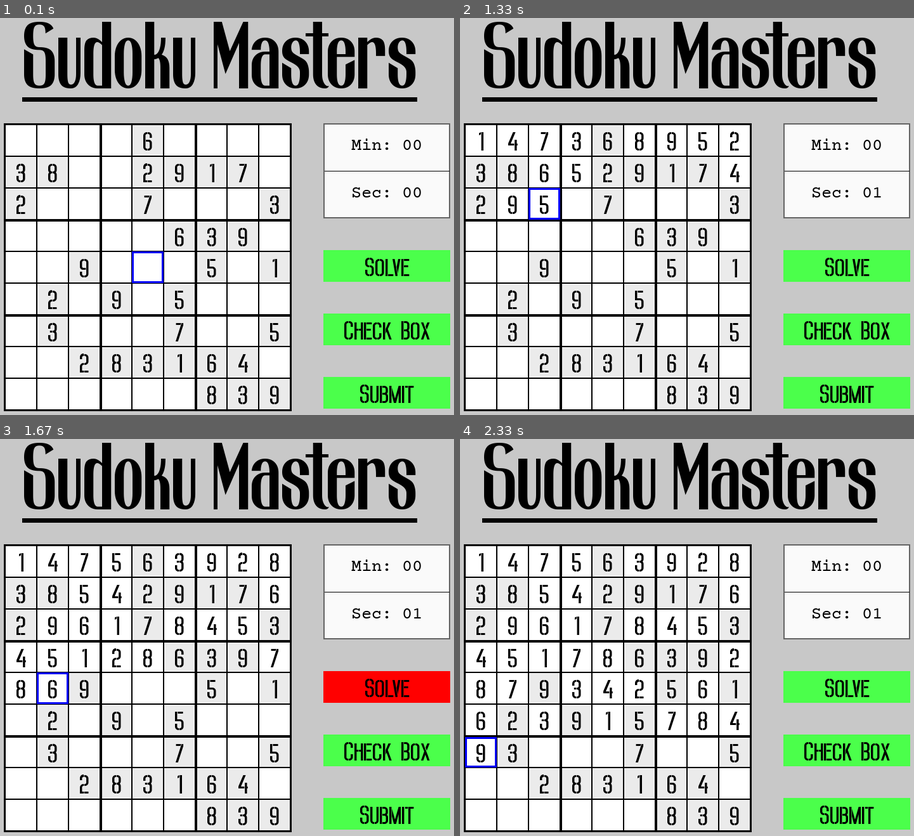
Above: before the commit, frames 1-4 (two rows, left to right).
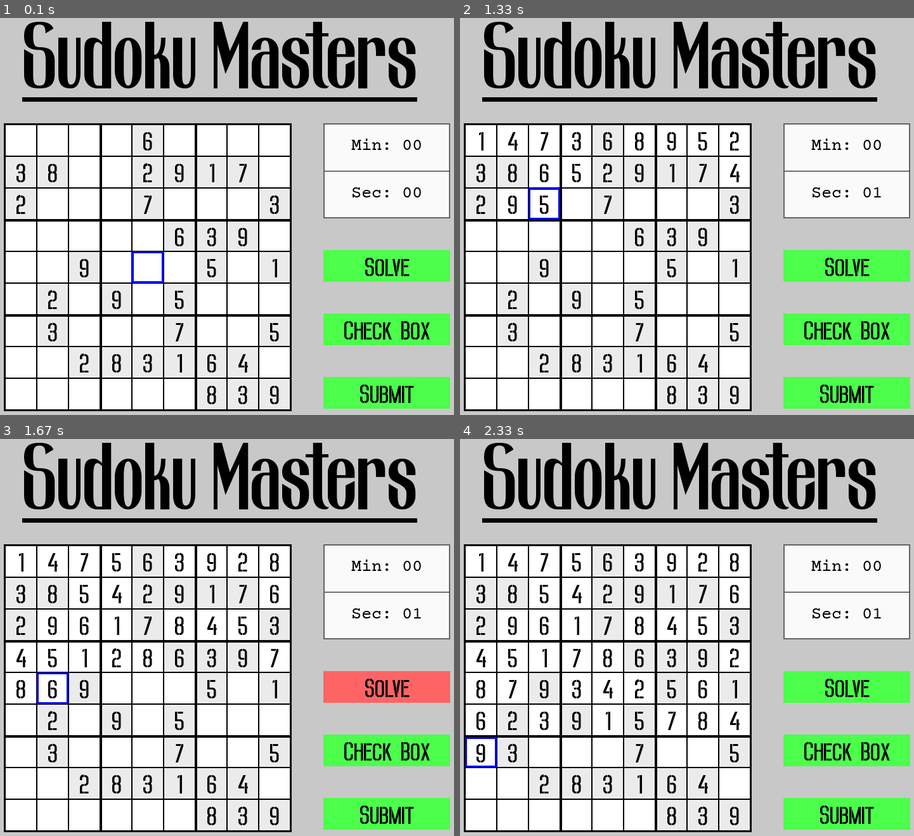
Above: after the commit, the same moments.

Repository: aditya-sahai/Sudoku-Game
Game: pygame game, started from GameWindow.py
Same seed, same stepped clock (60 frames per second), same inputs: the game is played once before the commit and once after it.
Inputs (mouse positions are in pixels of both pictures, inside the frame that each line leads up to):
- Up to frame 1 (0.1 s): no input
- Up to frame 2 (1.33 s): hold 1 0.33-0.8 s; hold Right 0.33-0.8 s; press the mouse at (546, 268) at 0.87 s; move the mouse to (705, 268) at 0.97 s; release the mouse at (864, 272) at 1.1 s; press the mouse at (845, 327) at 1.2 s; move the mouse to (673, 268) at 1.3 s
- Up to frame 3 (1.67 s): release the mouse at (45, 629) at 1.43 s; click "Solve" at 1.55 s
- Up to frame 4 (2.33 s): press the mouse at (845, 685) at 1.87 s; move the mouse to (746, 740) at 1.97 s; release the mouse at (641, 796) at 2.1 s

Frames 1-2 are identical in both runs. In frame 3, 2.1% of the frame differs, in the area x 71-100%, y 58-67%; in frame 4, nothing differs.

Commit message:
Finishing The Lobby Window

Diff:
--- a/GameWindow.py
+++ b/GameWindow.py
@@ -152,23 +152,6 @@
 
         self.settings.win.blit(box_text["text"], box_text["rect"])
 
-    def make_buttons_responsive(self, rect):
-        """Change the color pf the buttons when hovered over and makes them functional."""
-
-        mouse_pos = pygame.mouse.get_pos()
-        mouse_is_pressed = pygame.mouse.get_pressed()[0] == 1
-        color = (75, 255, 75)
-        is_hovering = False
-
-        if rect.collidepoint(mouse_pos):
-            color = (255, 0, 0)
-            is_hovering = True
-
-        return {
-            "is-pressed": mouse_is_pressed and is_hovering,
-            "color": color,
-        }
-
     def draw_window(self):
         """Draws the game window."""
 
@@ -186,8 +169,8 @@
         self.settings.win.blit(text["text"], text["rect"])
 
         self.draw_utility_box(self.settings.TIME_BOX_RECT, self.settings.TIME_BOX_COLOR, str(self.elapsed_time))
-        self.draw_utility_box(self.settings.SOLVE_BOX_RECT, self.settings.SOLVE_BOX_COLOR, "Solve")
-        self.draw_utility_box(self.settings.CHECK_BOX_RECT, self.settings.CHECK_BOX_COLOR, "Check Box")
+        self.draw_utility_box(self.settings.SOLVE_BOX_RECT, self.solve_box_color, "Solve")
+        self.draw_utility_box(self.settings.CHECK_BOX_RECT, self.check_box_color, "Check Box")
 
         if not self.is_solved:
             submit_button_text = "Submit"
@@ -195,7 +178,7 @@
         else:
             submit_button_text = "Proceed"
 
-        self.draw_utility_box(self.settings.SUBMIT_BOX_RECT, self.settings.SUBMIT_BOX_COLOR, submit_button_text)
+        self.draw_utility_box(self.settings.SUBMIT_BOX_RECT, self.submit_box_color, submit_button_text)
 
     def event_loop(self):
         """The event loop for events like closing he window."""
@@ -263,13 +246,13 @@
     def solve(self):
         """Solves the board."""
 
-        solve_mouse_status = self.make_buttons_responsive(self.settings.SOLVE_BOX_RECT)
-        check_box_mouse_status = self.make_buttons_responsive(self.settings.CHECK_BOX_RECT)
-        submit_mouse_status = self.make_buttons_responsive(self.settings.SUBMIT_BOX_RECT)
-
-        self.settings.SOLVE_BOX_COLOR = solve_mouse_status["color"]
-        self.settings.CHECK_BOX_COLOR = check_box_mouse_status["color"]
-        self.settings.SUBMIT_BOX_COLOR = submit_mouse_status["color"]
+        solve_mouse_status = self.settings.make_buttons_responsive(self.settings.SOLVE_BOX_RECT, self.settings.SOLVE_BOX_COLOR)
+        check_box_mouse_status = self.settings.make_buttons_responsive(self.settings.CHECK_BOX_RECT, self.settings.CHECK_BOX_COLOR)
+        submit_mouse_status = self.settings.make_buttons_responsive(self.settings.SUBMIT_BOX_RECT, self.settings.SUBMIT_BOX_COLOR)
+
+        self.solve_box_color = solve_mouse_status["color"]
+        self.check_box_color = check_box_mouse_status["color"]
+        self.submit_box_color = submit_mouse_status["color"]
 
         empty_pos = self.Solver.find_empty()
         self.event_loop()
@@ -398,13 +381,13 @@
                 self.elapsed_seconds = str(self.elapsed_time - (int(self.elapsed_minutes) * 60))
                 self.elapsed_seconds = f"{'0' * (2 - len(self.elapsed_seconds))}{self.elapsed_seconds}"
 
-            solve_mouse_status = self.make_buttons_responsive(self.settings.SOLVE_BOX_RECT)
-            check_box_mouse_status = self.make_buttons_responsive(self.settings.CHECK_BOX_RECT)
-            submit_mouse_status = self.make_buttons_responsive(self.settings.SUBMIT_BOX_RECT)
-
-            self.settings.SOLVE_BOX_COLOR = solve_mouse_status["color"]
-            self.settings.CHECK_BOX_COLOR = check_box_mouse_status["color"]
-            self.settings.SUBMIT_BOX_COLOR = submit_mouse_status["color"]
+            solve_mouse_status = self.settings.make_buttons_responsive(self.settings.SOLVE_BOX_RECT, self.settings.SOLVE_BOX_COLOR)
+            check_box_mouse_status = self.settings.make_buttons_responsive(self.settings.CHECK_BOX_RECT, self.settings.CHECK_BOX_COLOR)
+            submit_mouse_status = self.settings.make_buttons_responsive(self.settings.SUBMIT_BOX_RECT, self.settings.SUBMIT_BOX_COLOR)
+
+            self.solve_box_color = solve_mouse_status["color"]
+            self.check_box_color = check_box_mouse_status["color"]
+            self.submit_box_color = submit_mouse_status["color"]
 
             self.is_solving = solve_mouse_status["is-pressed"]
 
@@ -416,14 +399,7 @@
                 self.is_solving = False
 
             elif submit_mouse_status["is-pressed"] and self.is_solved:
-
-                # pygame.quit()
-
-                return {
-                    "computer-solved": self.computer_solved,
-                    "secs": self.elapsed_seconds,
-                    "mins": self.elapsed_minutes,
-                }
+                self.loop_running = False
 
             if check_box_mouse_status["is-pressed"] and self.SudokuGenerator.grid[self.selected_row][self.selected_col]["can-change"]:
                 self.check_box_change_colors()
@@ -450,10 +426,16 @@
 
             self.settings.clock.tick(self.settings.FPS)
 
+        return {
+            "computer-solved": self.computer_solved,
+            "secs": self.elapsed_seconds,
+            "mins": self.elapsed_minutes,
+        }
 
 if __name__ == "__main__":
     settings = PygameConfig()
 
     Game = GameWindow("medium", settings)
     game_data = Game.main()
-    # print(game_data)
+    pygame.quit()
+    print(game_data)
--- a/LobbyWindow.py
+++ b/LobbyWindow.py
@@ -1,6 +1,6 @@
 import pygame
+from math import hypot
 from PygameConfig import PygameConfig
-settings = PygameConfig()
 
 
 class LobbyWindow:
@@ -9,6 +9,36 @@
         self.settings = settings
         self.difficulties_list = ["easy", "medium", "hard"]
         self.selected_difficulty_num = 0
+
+        self.play_box_color = self.settings.PLAY_BOX_COLOR
+        self.toggle_box_color = self.settings.SHOW_SOLVE_BUTTON_COLOR
+        self.help_circle_color = self.settings.HELP_CIRCLE_COLOR
+
+        self.show_solve_counter = 0
+        self.left_arrow_counter = 0
+        self.right_arrow_counter = 0
+
+    def check_mouse_help_circle_overlap(self):
+        """Checks if the mouse is colliding with the circle."""
+
+        mouse_pos = pygame.mouse.get_pos()
+        mouse_is_pressed = pygame.mouse.get_pressed()[0] == 1
+        is_hovering = False
+
+        dist_x = mouse_pos[0] - self.settings.HELP_CIRCLE_RECT.centerx
+        dist_y = mouse_pos[1] - self.settings.HELP_CIRCLE_RECT.centery
+
+        if hypot(dist_x, dist_y) < self.settings.HELP_CIRCLE_RADIUS:
+            self.help_circle_color = self.settings.HELP_HOVERING_CIRCLE_COLOR
+            if mouse_is_pressed:
+                self.help_circle_color = self.settings.HELP_CLICK_CIRCLE_COLOR
+                is_hovering = True
+        else:
+            self.help_circle_color = self.settings.HELP_CIRCLE_COLOR
+
+        return {
+            "is-pressed": mouse_is_pressed and is_hovering
+        }
 
     def draw_window(self):
         """Draws the lobby window."""
@@ -35,17 +65,37 @@
             self.settings.LOBBY_WINDOW_FONT
         )
 
+        toggle_show_solve_text = self.settings.write_center_text(
+            "Toggle Show Solve",
+            self.settings.TOGGLE_SHOW_SOLVE_BOX_RECT,
+            (0, 0, 0),
+            self.settings.TOGGLE_SHOW_SOLVE_FONT
+        )
+
+        help_circle_text = self.settings.write_center_text(
+            "?",
+            self.settings.HELP_CIRCLE_RECT,
+            (0, 0, 0),
+            self.settings.TOGGLE_SHOW_SOLVE_FONT
+        )
 
         self.settings.win.blit(heading_text["text"], heading_text["rect"])
 
         pygame.draw.rect(self.settings.win, self.settings.LOBBY_WINDOW_BOXES_COLOR, self.settings.DIFFICULTY_BOX_RECT)
-        pygame.draw.rect(self.settings.win, self.settings.LOBBY_WINDOW_BOXES_COLOR, self.settings.PLAY_BOX_RECT)
+        pygame.draw.rect(self.settings.win, self.play_box_color, self.settings.PLAY_BOX_RECT)
 
         self.settings.win.blit(play_text["text"], play_text["rect"])
         self.settings.win.blit(difficulty_text["text"], difficulty_text["rect"])
 
         self.settings.win.blit(self.settings.LOBBY_WINDOW_LEFT_ARROW, (self.settings.LEFT_ARROW_X, self.settings.ARROWS_Y))
         self.settings.win.blit(self.settings.LOBBY_WINDOW_RIGHT_ARROW, (self.settings.RIGHT_ARROW_X, self.settings.ARROWS_Y))
+
+        self.settings.win.blit(toggle_show_solve_text["text"], toggle_show_solve_text["rect"])
+        pygame.draw.rect(self.settings.win, self.toggle_box_color, self.settings.TOGGLE_SHOW_SOLVE_BUTTON_RECT)
+        pygame.draw.rect(self.settings.win, (0, 0, 0), (self.settings.TOGGLE_SHOW_SOLVE_BUTTON_RECT.x - 1, self.settings.TOGGLE_SHOW_SOLVE_BUTTON_RECT.y - 1, self.settings.TOGGLE_SHOW_SOLVE_BUTTON_RECT.width + 2, self.settings.TOGGLE_SHOW_SOLVE_BUTTON_RECT.height + 2), 1)
+
+        pygame.draw.circle(self.settings.win, self.help_circle_color, (self.settings.HELP_CIRCLE_X, self.settings.HELP_CIRCLE_Y), self.settings.HELP_CIRCLE_RADIUS)
+        self.settings.win.blit(help_circle_text["text"], help_circle_text["rect"])
 
     def event_loop(self):
         """This event loop checks for the mouse hovers and clicks on the intro window."""
@@ -61,13 +111,59 @@
         while self.loop_running:
 
             self.event_loop()
+            help_circle_status = self.check_mouse_help_circle_overlap()
+
+            play_mouse_status = self.settings.make_buttons_responsive(self.settings.PLAY_BOX_RECT, self.settings.PLAY_BOX_COLOR)
+            toggle_mouse_status = self.settings.make_buttons_responsive(self.settings.TOGGLE_SHOW_SOLVE_BUTTON_RECT, self.settings.SHOW_SOLVE_BUTTON_COLOR)
+            left_arrow_mouse_status = self.settings.make_buttons_responsive(pygame.Rect(self.settings.LEFT_ARROW_X, self.settings.ARROWS_Y, self.settings.BLOCK_SIZE, self.settings.BLOCK_SIZE), None)
+            right_arrow_mouse_status = self.settings.make_buttons_responsive(pygame.Rect(self.settings.RIGHT_ARROW_X, self.settings.ARROWS_Y, self.settings.BLOCK_SIZE, self.settings.BLOCK_SIZE), None)
+
+            self.play_box_color = play_mouse_status["color"]
+
+            if left_arrow_mouse_status["is-pressed"] and self.left_arrow_counter >= 4:
+                if self.selected_difficulty_num != 0:
+                    self.selected_difficulty_num -= 1
+                    self.left_arrow_counter = 0
+
+            elif right_arrow_mouse_status["is-pressed"] and self.right_arrow_counter >= 4:
+                if self.selected_difficulty_num != 2:
+                    self.selected_difficulty_num += 1
+                    self.right_arrow_counter = 0
+
+            if toggle_mouse_status["is-pressed"]:
+                if self.toggle_box_color == self.settings.SHOW_SOLVE_BUTTON_COLOR and self.show_solve_counter >= 4:
+                    self.toggle_box_color = self.settings.SHOW_SOLVE_OFF_BUTTON_COLOR
+                    self.show_solve_counter = 0
+                elif self.toggle_box_color == self.settings.SHOW_SOLVE_OFF_BUTTON_COLOR and self.show_solve_counter >= 4:
+                    self.toggle_box_color = self.settings.SHOW_SOLVE_BUTTON_COLOR
+                    self.show_solve_counter = 0
+
+            if play_mouse_status["is-pressed"]:
+                self.loop_running = False
+                show_solve = self.toggle_box_color == self.settings.SHOW_SOLVE_BUTTON_COLOR
+
+            if help_circle_status["is-pressed"]:
+                self.loop_running = False
+                show_solve = self.toggle_box_color == self.settings.SHOW_SOLVE_BUTTON_COLOR
+
+            self.show_solve_counter += 1
+            self.left_arrow_counter += 1
+            self.right_arrow_counter += 1
 
             self.draw_window()
             pygame.display.update()
 
             self.settings.clock.tick(self.settings.FPS)
 
+        return {
+            "difficulty": self.difficulties_list[self.selected_difficulty_num],
+            "show-solve": show_solve,
+        }
 
 if __name__ == "__main__":
+    settings = PygameConfig()
+
     Lobby = LobbyWindow(settings)
-    Lobby.main()
+    lobby_data = Lobby.main()
+    pygame.quit()
+    print(lobby_data)
--- a/PygameConfig.py
+++ b/PygameConfig.py
@@ -21,6 +21,8 @@
         self.SUDOKU_Y = self.HEIGHT - self.BLOCK_SIZE - self.SUDOKU_HEIGHT
 
         self.BACKGROUND_COLOR = (200, 200, 200)
+        self.BUTTON_HOVERING_COLOR = (255, 100, 100)
+        self.BUTTON_CLICK_COLOR = (255, 75, 75)
         # --------------------------------------------- General Config Ends Here
 
 
@@ -132,8 +134,47 @@
              self.PLAY_BOX_WIDTH,
              self.PLAY_BOX_HEIGHT
         )
-
-        self.LOBBY_WINDOW_BOXES_COLOR = (255, 255, 0)
+        self.PLAY_BOX_COLOR = (255, 255, 75)
+
+        self.TOGGLE_SHOW_SOLVE_BOX_X = self.PLAY_BOX_RECT.center[0] - 4 * self.BLOCK_SIZE
+        self.TOGGLE_SHOW_SOLVE_BOX_Y = self.PLAY_BOX_Y + self.PLAY_BOX_HEIGHT + 1 * self.BLOCK_SIZE
+        self.TOGGLE_SHOW_SOLVE_BOX_WIDTH = 6 * self.BLOCK_SIZE
+        self.TOGGLE_SHOW_SOLVE_BOX_HEIGHT = self.BLOCK_SIZE
+        self.TOGGLE_SHOW_SOLVE_BOX_RECT = pygame.Rect(
+             self.TOGGLE_SHOW_SOLVE_BOX_X,
+             self.TOGGLE_SHOW_SOLVE_BOX_Y,
+             self.TOGGLE_SHOW_SOLVE_BOX_WIDTH,
+             self.TOGGLE_SHOW_SOLVE_BOX_HEIGHT
+        )
+
+        self.TOGGLE_SHOW_SOLVE_BUTTON_X = int(self.TOGGLE_SHOW_SOLVE_BOX_X + self.TOGGLE_SHOW_SOLVE_BOX_WIDTH + 0.5 * self.BLOCK_SIZE)
+        self.TOGGLE_SHOW_SOLVE_BUTTON_Y = self.PLAY_BOX_Y + self.PLAY_BOX_HEIGHT + 1 * self.BLOCK_SIZE
+        self.TOGGLE_SHOW_SOLVE_BUTTON_WIDTH = self.BLOCK_SIZE
+        self.TOGGLE_SHOW_SOLVE_BUTTON_HEIGHT = self.BLOCK_SIZE
+        self.TOGGLE_SHOW_SOLVE_BUTTON_RECT = pygame.Rect(
+             self.TOGGLE_SHOW_SOLVE_BUTTON_X,
+             self.TOGGLE_SHOW_SOLVE_BUTTON_Y,
+             self.TOGGLE_SHOW_SOLVE_BUTTON_WIDTH,
+             self.TOGGLE_SHOW_SOLVE_BUTTON_HEIGHT
+        )
+
+        self.HELP_CIRCLE_X = self.BLOCK_SIZE
+        self.HELP_CIRCLE_Y = self.HEIGHT - self.BLOCK_SIZE
+        self.HELP_CIRCLE_RADIUS = int(self.BLOCK_SIZE * 0.75)
+        self.HELP_CIRCLE_RECT = pygame.Rect(
+             self.HELP_CIRCLE_X - self.HELP_CIRCLE_RADIUS,
+             self.HELP_CIRCLE_Y - self.HELP_CIRCLE_RADIUS,
+             self.HELP_CIRCLE_RADIUS * 2,
+             self.HELP_CIRCLE_RADIUS * 2
+        )
+
+        self.LOBBY_WINDOW_BOXES_COLOR = (255, 255, 75)
+        self.SHOW_SOLVE_BUTTON_COLOR = (75, 255, 75)
+        self.SHOW_SOLVE_OFF_BUTTON_COLOR = (255, 75, 75)
+
+        self.HELP_CIRCLE_COLOR = (125, 125, 255)
+        self.HELP_HOVERING_CIRCLE_COLOR = (100, 100, 255)
+        self.HELP_CLICK_CIRCLE_COLOR = (90, 90, 255)
 
         self.LOBBY_WINDOW_DIFFICULTY_CHANGE_ARROW = pygame.image.load("Images\\up-arrow.jpg")
         self.LOBBY_WINDOW_RIGHT_ARROW = pygame.transform.rotate(self.LOBBY_WINDOW_DIFFICULTY_CHANGE_ARROW, 270)
@@ -147,6 +188,7 @@
         # print(f"Right Arrow: {self.RIGHT_ARROW_X} {self.ARROWS_Y}")
 
         self.LOBBY_WINDOW_FONT = pygame.font.Font("Fonts/Howkins.ttf", 75)
+        self.TOGGLE_SHOW_SOLVE_FONT = pygame.font.Font("Fonts/Howkins.ttf", 50)
         # ---------------------------------------- Lobby Window Config Ends Here
 
     def write_center_text(self, text, rect, color, font):
@@ -161,6 +203,28 @@
             "rect": text_rect,
         }
 
+    def make_buttons_responsive(self, rect, base_color):
+        """Change the color pf the buttons when hovered over and makes them functional."""
+
+        mouse_pos = pygame.mouse.get_pos()
+        mouse_is_pressed = pygame.mouse.get_pressed()[0] == 1
+        color = base_color
+        is_hovering = False
+
+        if rect.collidepoint(mouse_pos):
+            color = self.BUTTON_HOVERING_COLOR
+            is_hovering = True
+            if mouse_is_pressed:
+                color = self.BUTTON_CLICK_COLOR
+
+        else:
+            color = base_color
+
+        return {
+            "is-pressed": mouse_is_pressed and is_hovering,
+            "color": color,
+        }
+
 
 if __name__ == "__main__":
     Config = PygameConfig()
Not shown, changed: .gitignore
